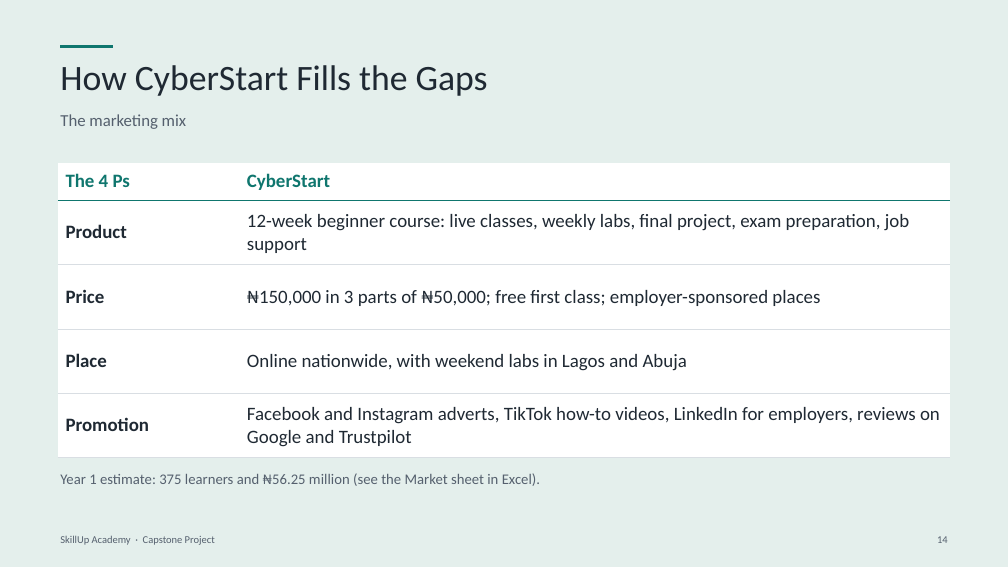
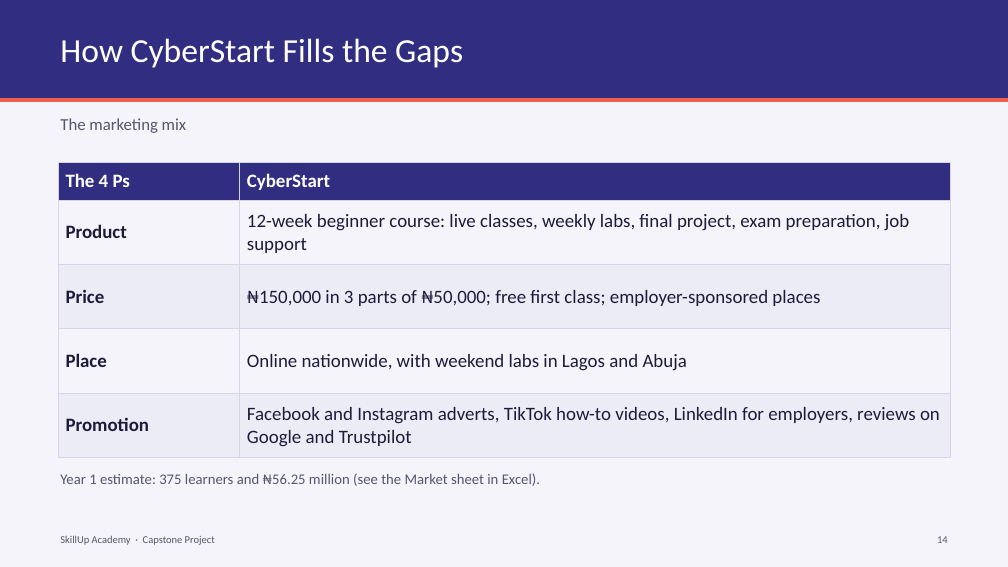
Before and after one commit to BadboyVee/BlackHoleeee, a slide deck: slide 14 of capstone/Capstone_Market_Research.pptx. Drawn at 1008x567 pixels with LibreOffice and Linux fonts; fonts in the diff are those of the drawing. Boxes give left, top, right and bottom in pixels: in the first picture for what was removed or moved away, otherwise in the second. Text is boxed around its words. In the diff, an @@ line names an element or a change of style, - is before the commit and + after.

```diff
--- a/capstone/Capstone_Market_Research.pptx
+++ b/capstone/Capstone_Market_Research.pptx
@@ background #E4EFEC to #F4F4FA @@
@@ rectangle added at <box>0,0,1008,98</box>, fill #312E81 @@
@@ title "How CyberStart Fills the Gaps": place and size @@
-title "How CyberStart Fills the Gaps" at <box>60,65,488,96</box>
+title "How CyberStart Fills the Gaps" at <box>60,38,463,68</box>
@@ title "How CyberStart Fills the Gaps" at <box>60,38,463,68</box>: size 34 to 32 pt, text colour #1F2933 to #FFFFFF @@
@@ line removed from (60, 47) to (113, 47) @@
@@ line added from (0, 100) to (1008, 100), #E8604C 4 pt @@
@@ text colour #55606E to #56566E in 4 elements at <box>60,535,215,545</box>, <box>937,536,948,543</box>, <box>60,473,540,486</box>, <box>60,118,186,133</box> @@
@@ table at <box>58,163,951,457</box> @@
@@ fill #FFFFFF to #312E81 in row 1 @@
@@ fill #FFFFFF to none in 4 cells @@
@@ fill #FFFFFF to #ECECF7 in 4 cells @@
@@ text colour #0F766E to #FFFFFF in "The 4 Ps", "CyberStart" @@
@@ text colour #1F2933 to #1E1B3A @@
@@ borders changed @@
```
Also in this commit, not shown: 15 other slides changed, 4 other files.
